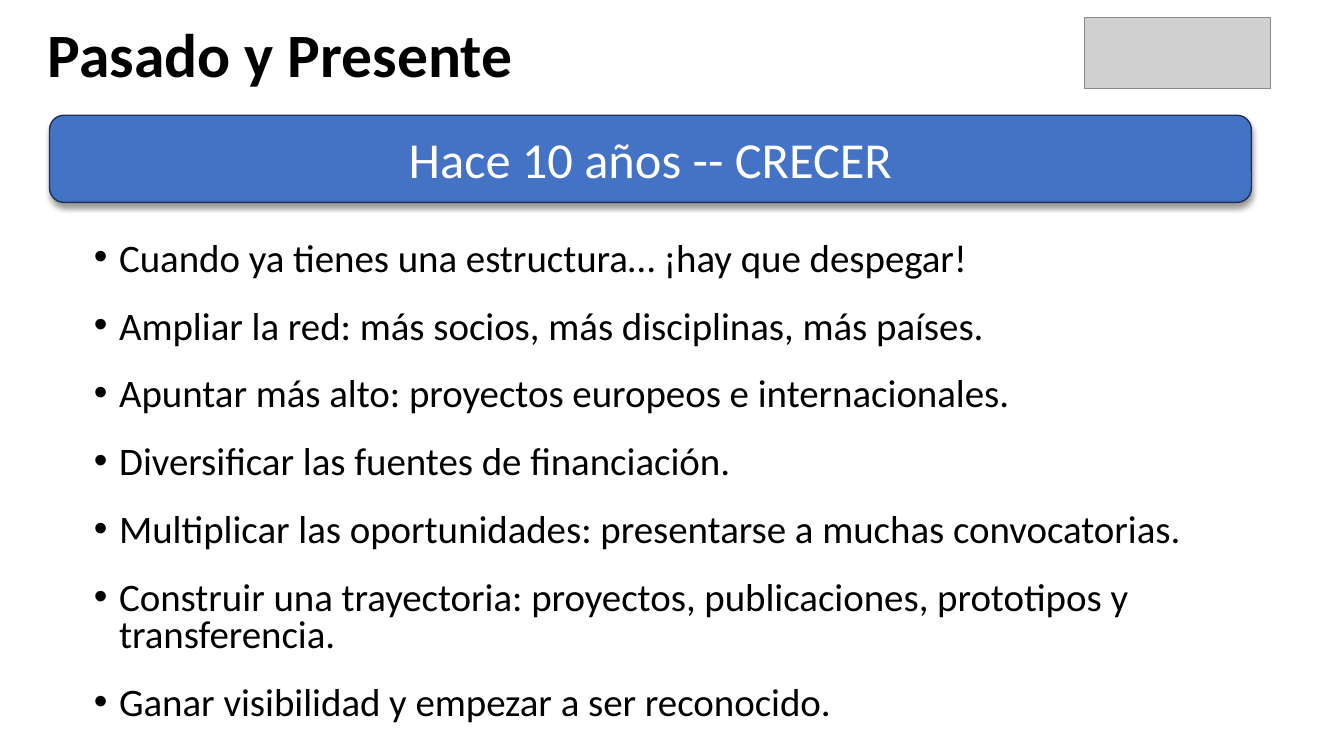
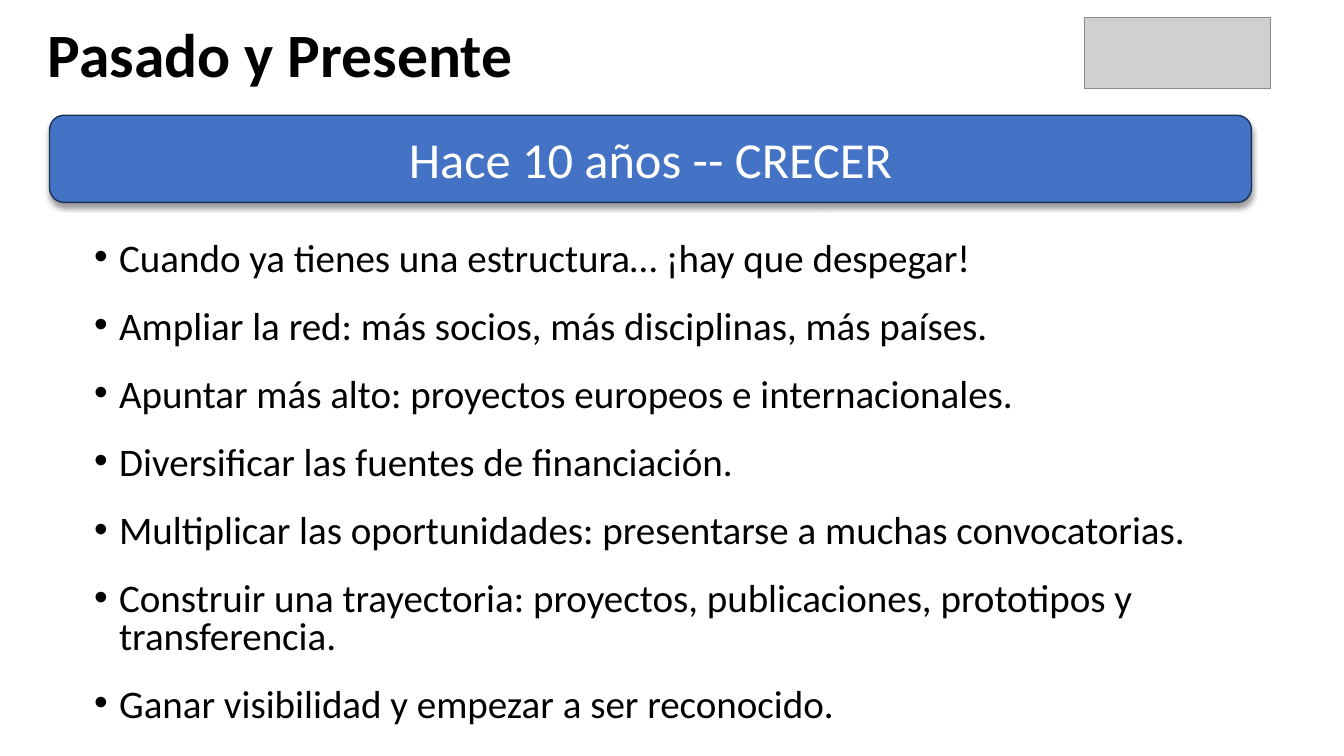
Before and after one commit to aguti/2026_Paraguay, a slide deck: slide 27 of projects/20261105_Robolabo_Paraguay_PROYECTOS.pptx. Drawn at 1344x756 pixels with LibreOffice and Linux fonts; fonts in the diff are those of the drawing; grey boxes stand for pictures. Boxes give left, top, right and bottom in pixels: in the first picture for what was removed or moved away, otherwise in the second. Text is boxed around its words. In the diff, an @@ line names an element or a change of style, - is before the commit and + after.

```diff
--- a/projects/20261105_Robolabo_Paraguay_PROYECTOS.pptx
+++ b/projects/20261105_Robolabo_Paraguay_PROYECTOS.pptx
@@ text "Cuando ya tienes una estructura… ..." at (119, 245, 1184, 725): size 27.8 to 27.9 pt @@
```
Also in this commit, not shown: 6 other slides changed, 1 slide added, 1 slide removed, 1 other file.
